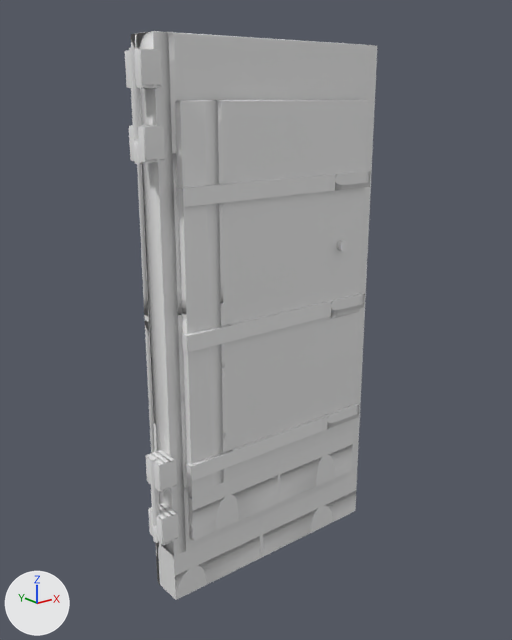
Before and after pictures for a commit that changed the FBX model Assets/Subsistence/ModelsHP/DD_door_armored/DD_door_armored_hp.fbx.
Rendered twice from a 50 mm camera at (-1.69, -2.06, 1.86) aimed at (-0.05, 0.0, 1.03). The lights are fixed; the arrows at lower left show +X, +Y and +Z. The picture after the commit comes second.

In view in the first picture: 'DD_door_armored'.
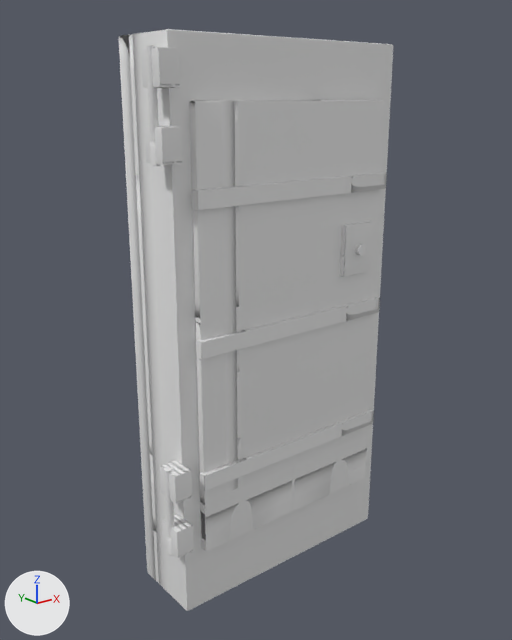
What differs and where, as boxes [x1, y1, x2, y2] in the pictures (512 x 640 px; the box of a moved part takes in the faces that stretch with it):
'DD_door_armored', reshaped (9% wider)
    before: [125, 31, 377, 600]
    after: [119, 29, 393, 611]
part 1 of me_dd_door_armored, moved or reshaped
    before: [131, 31, 377, 600]
    after: [119, 29, 393, 611]
part 2 of me_dd_door_armored, moved or reshaped
    before: [175, 100, 368, 541]
    after: [189, 100, 385, 551]
part 3 of me_dd_door_armored, moved or reshaped
    before: [186, 403, 359, 482]
    after: [200, 409, 374, 491]
part 4 of me_dd_door_armored, moved or reshaped
    before: [182, 293, 365, 353]
    after: [196, 297, 380, 359]
part 5 of me_dd_door_armored, moved or reshaped
    before: [177, 171, 370, 207]
    after: [192, 173, 387, 210]
part 6 of me_dd_door_armored, moved or reshaped
    before: [149, 456, 160, 543]
    after: [164, 467, 174, 556]
part 7 of me_dd_door_armored, moved or reshaped
    before: [129, 47, 144, 164]
    after: [146, 46, 160, 166]
part 8 of me_dd_door_armored, moved or reshaped (not visible before)
    after: [340, 221, 373, 277]
part 9 of me_dd_door_armored, moved or reshaped
    before: [336, 240, 349, 252]
    after: [355, 244, 366, 256]
part 10 of me_dd_door_armored, deleted
    before: [330, 309, 360, 319]
part 11 of me_dd_door_armored, moved or reshaped
    before: [125, 49, 165, 163]
    after: [141, 47, 182, 165]
part 12 of me_dd_door_armored, moved or reshaped
    before: [146, 450, 179, 545]
    after: [160, 460, 194, 558]
part 13 of me_dd_door_armored, surface changed
    before: [143, 49, 179, 538]

Edits to the bpy script that builds the scene:
```text
Change me_dd_door_armored:
    used by ob_dd_door_armored; location = (0.0, 0.0, 0.0)
    remove me_dd_door_armored.from_pydata(...)  # 580 vertices, 514 faces; spans x -0.57..0.5, y -0.12..0.07, z 0.0..2.05
    add me_dd_door_armored.from_pydata(...)  # 580 vertices, 514 faces; spans x -0.57..0.55, y -0.22..0.15, z 0.0..2.05
    me_dd_door_armored part 1: the loose piece of 56 vertices spanning x -0.5..0.5, y -0.07..0.07, z 0.0..2.05 is scaled about its middle by (1, 2.24, 1)
    me_dd_door_armored part 2: the loose piece of 56 vertices spanning x -0.43..0.43, y -0.1..-0.06, z 0.25..1.85 is moved by (0.0, -0.09, 0.0)
    me_dd_door_armored part 3: the loose piece of 8 vertices spanning x -0.44..0.44, y -0.12..-0.09, z 0.52..0.58 is moved by (0.0, -0.09, 0.0)
    me_dd_door_armored part 4: the loose piece of 8 vertices spanning x -0.44..0.44, y -0.12..-0.09, z 1.02..1.08 is moved by (0.0, -0.09, 0.0)
    me_dd_door_armored part 5: the loose piece of 8 vertices spanning x -0.44..0.44, y -0.12..-0.09, z 1.52..1.58 is moved by (0.0, -0.09, 0.0)
    me_dd_door_armored part 6: the loose piece of 24 vertices spanning x -0.57..-0.55, y -0.07..-0.04, z 0.29..0.63 is moved by (0.0, -0.1, 0.0)
    me_dd_door_armored part 7: the loose piece of 24 vertices spanning x -0.57..-0.55, y -0.07..-0.04, z 1.66..2.0 is moved by (0.0, -0.1, 0.0)
    me_dd_door_armored part 8: the loose piece of 56 vertices spanning x 0.22..0.38, y -0.09..-0.03, z 1.2..1.4 is moved by (0.0, -0.11, 0.0)
    me_dd_door_armored part 9: the loose piece of 24 vertices spanning x 0.28..0.32, y -0.12..-0.08, z 1.28..1.32 is moved by (0.0, -0.09, 0.0)
    me_dd_door_armored part 10: the loose piece of 28 vertices spanning x 0.26..0.42, y -0.11..-0.07, z 1.0..1.04 is deleted
    me_dd_door_armored part 11: 6 vertices moved within x -0.56..-0.5, y -0.11, z 1.67..1.89; 88 vertices removed from x -0.56..-0.49, y -0.1..-0.01, z 1.67..2.0; 88 vertices added at x -0.56..-0.49, y -0.2..-0.11, z 1.67..2.0
    me_dd_door_armored part 12: 4 vertices moved within x -0.56..-0.5, y -0.11, z 0.3..0.62; 88 vertices removed from x -0.56..-0.49, y -0.1..-0.01, z 0.29..0.62; 88 vertices added at x -0.56..-0.49, y -0.2..-0.11, z 0.29..0.62
    me_dd_door_armored part 13: 7 kept faces spanning x -0.56..-0.5, y -0.11, z 0.3..1.99 get new texture (UV) coordinates
    other edits to the shape of me_dd_door_armored do not show in these pictures
```
